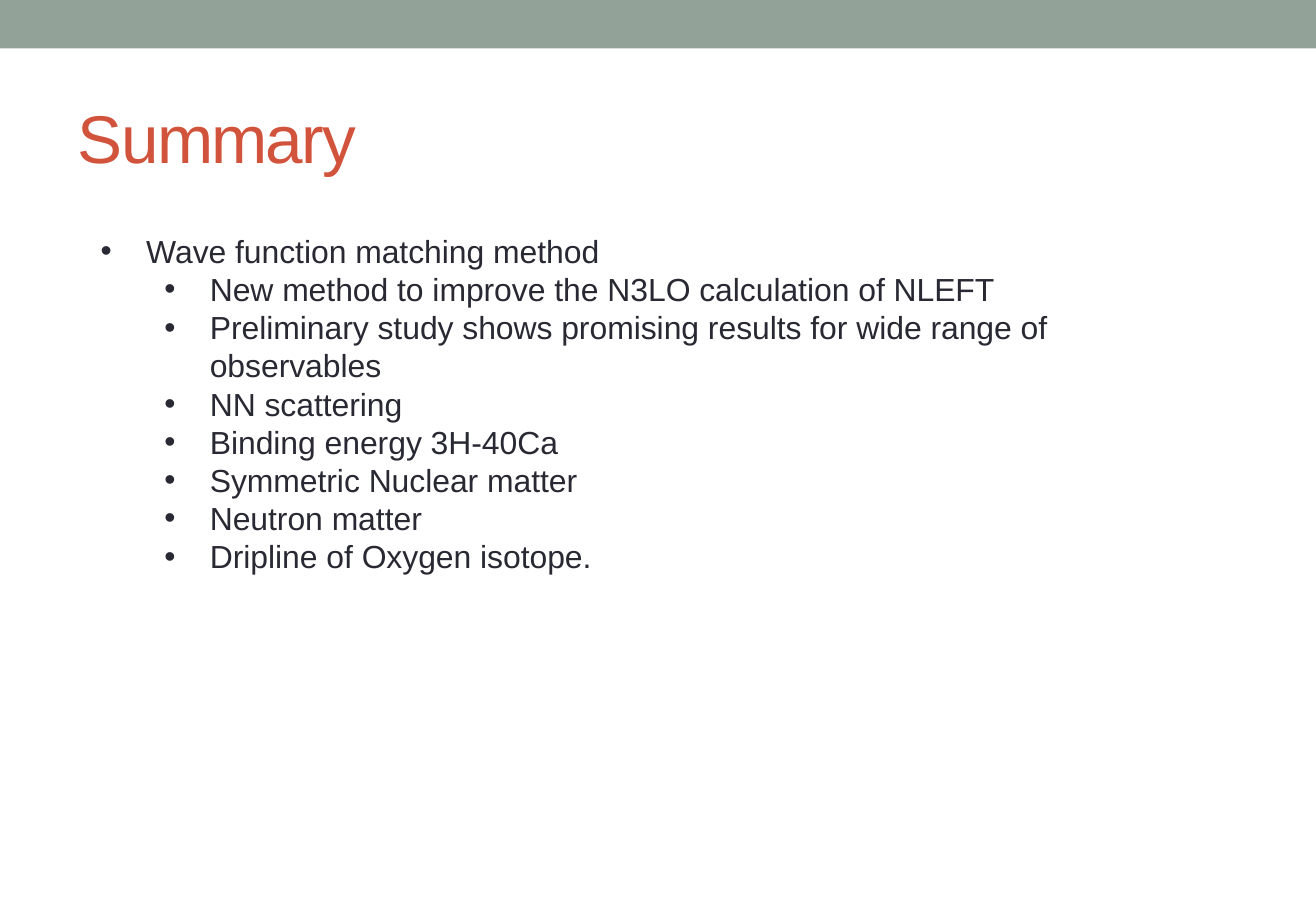
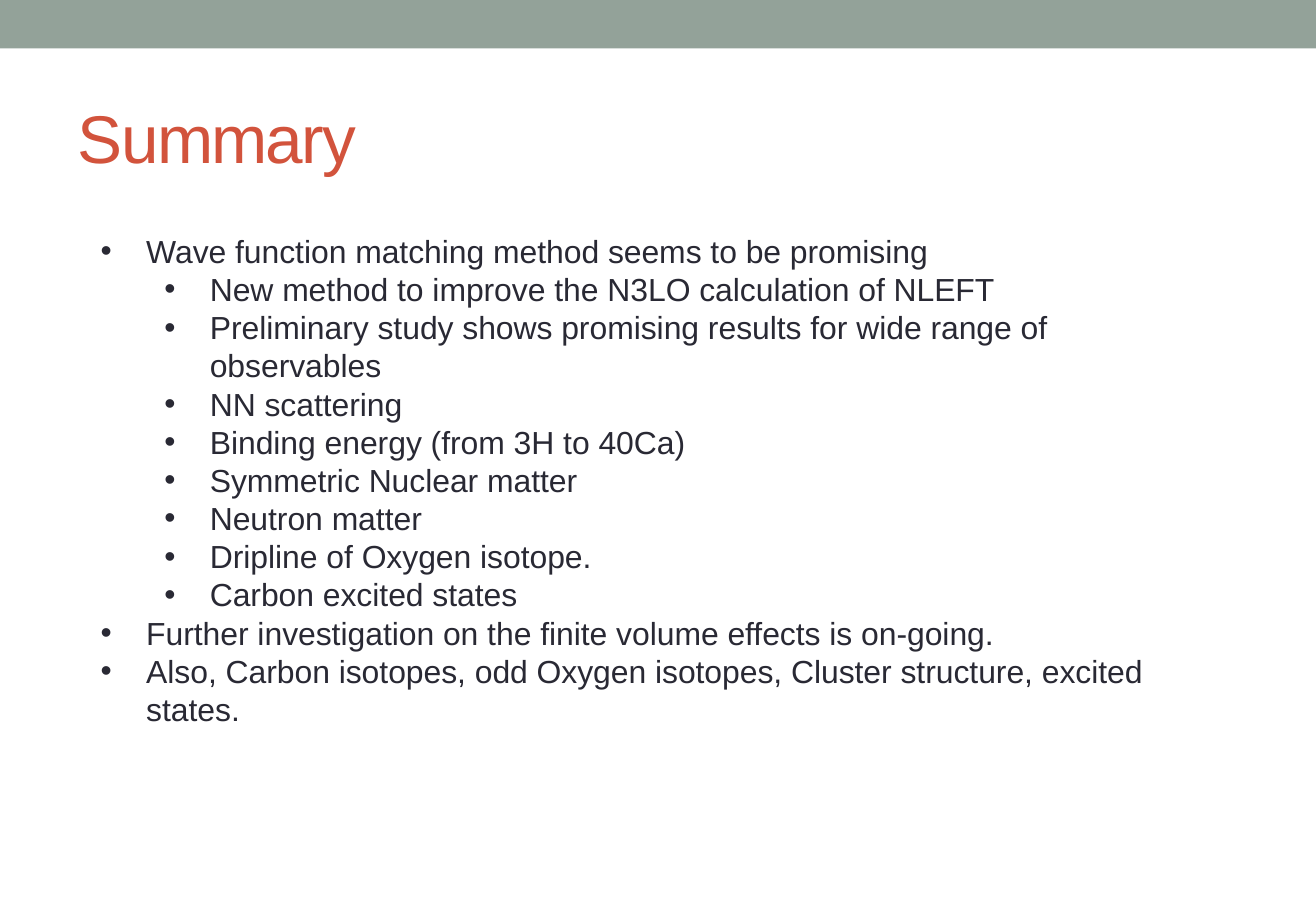
Before and after one commit to alphacentaury-github/NPSS2020, a slide deck: slide 21 of 20220411_KPS_송영호.pptx (slide 20 before the commit). Drawn at 1316x911 pixels with LibreOffice and Linux fonts; fonts in the diff are those of the drawing. Boxes give left, top, right and bottom in pixels: in the first picture for what was removed or moved away, otherwise in the second. Text is boxed around its words. In the diff, an @@ line names an element or a change of style, - is before the commit and + after.

```diff
--- a/20220411_KPS_송영호.pptx
+++ b/20220411_KPS_송영호.pptx
@@ text at (146, 240, 928, 270): text changed @@
-• Wave function matching method
+• Wave function matching method seems to be promising
@@ text at (210, 431, 686, 460): text changed @@
-  • Binding energy 3H-40Ca
+  • Binding energy (from 3H to 40Ca)
@@ text at (146, 583, 1143, 722): paragraphs added @@
+  • Carbon excited states
+• Further investigation on the finite volume effects is on-going.
+• Also, Carbon isotopes, odd Oxygen isotopes, Cluster structure, excited states.
```
Also in this commit, not shown: 9 other slides changed, 9 slides added, 8 slides removed.
